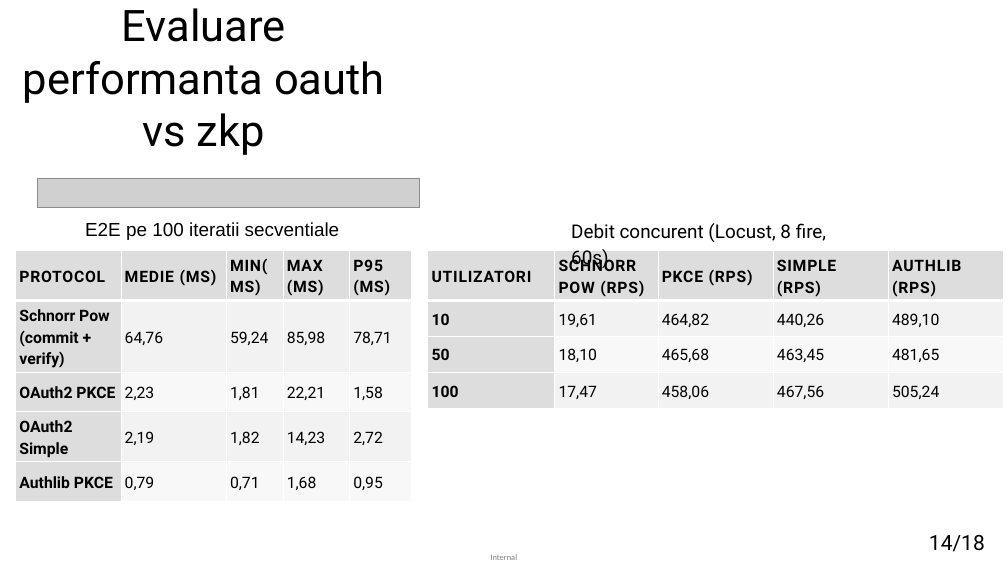
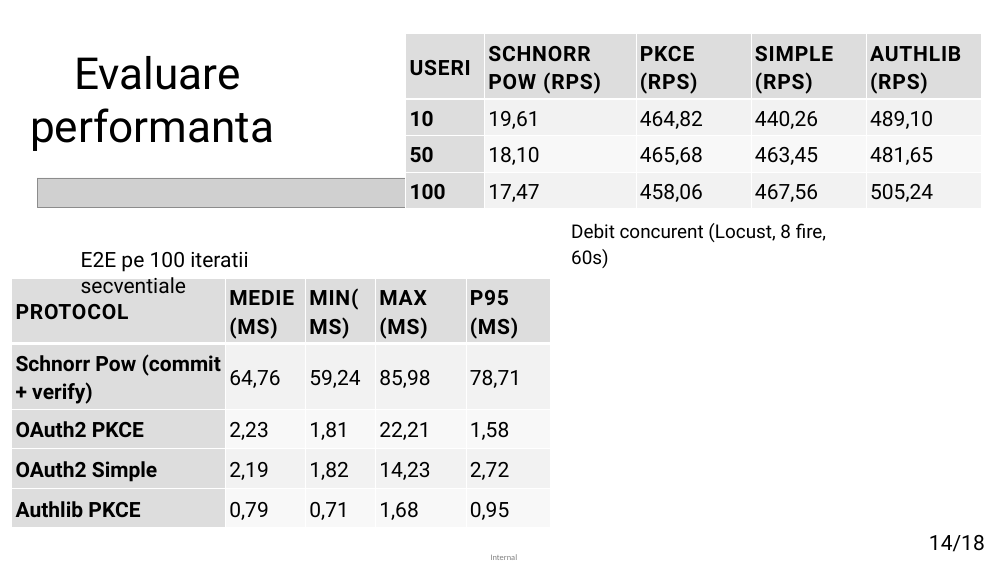
Before and after one commit to matei-rares-a/acas, a slide deck: slide 14 of docs/prezentare/current_draft/disertatie_matei_rares_prezentare_main.pptx. Drawn at 1008x567 pixels with LibreOffice and Linux fonts; fonts in the diff are those of the drawing; grey boxes stand for pictures. Boxes give left, top, right and bottom in pixels: in the first picture for what was removed or moved away, otherwise in the second. Text is boxed around its words. In the diff, an @@ line names an element or a change of style, - is before the commit and + after.

```diff
--- a/docs/prezentare/current_draft/disertatie_matei_rares_prezentare_main.pptx
+++ b/docs/prezentare/current_draft/disertatie_matei_rares_prezentare_main.pptx
@@ title at bbox=[30, 56, 274, 151]: text changed; size 41.4 to 42 pt @@
-Evaluare performanta oauth vs zkp
+Evaluare performanta
@@ table at bbox=[406, 33, 981, 206] @@
-row 1, column 1: UTILIZATORI
+row 1, column 1: USERI
@@ size 15 to 20 pt @@
@@ table: place and size @@
-table at bbox=[428, 250, 1003, 408]
+table at bbox=[406, 33, 981, 206]
@@ text "E2E pe 100 iteratii secventiale": place and size @@
-text "E2E pe 100 iteratii secventiale" at bbox=[85, 222, 340, 240]
+text "E2E pe 100 iteratii secventiale" at bbox=[81, 252, 248, 293]
@@ text "E2E pe 100 iteratii secventiale" at bbox=[81, 252, 248, 293]: size 18 to 20 pt, font Arial to Roboto @@
@@ table at bbox=[12, 278, 552, 524] @@
@@ size 15 to 20 pt @@
@@ table: place and size @@
-table at bbox=[16, 250, 411, 508]
+table at bbox=[12, 278, 552, 524]
```
Also in this commit, not shown: 16 other slides changed, 11 other files.
